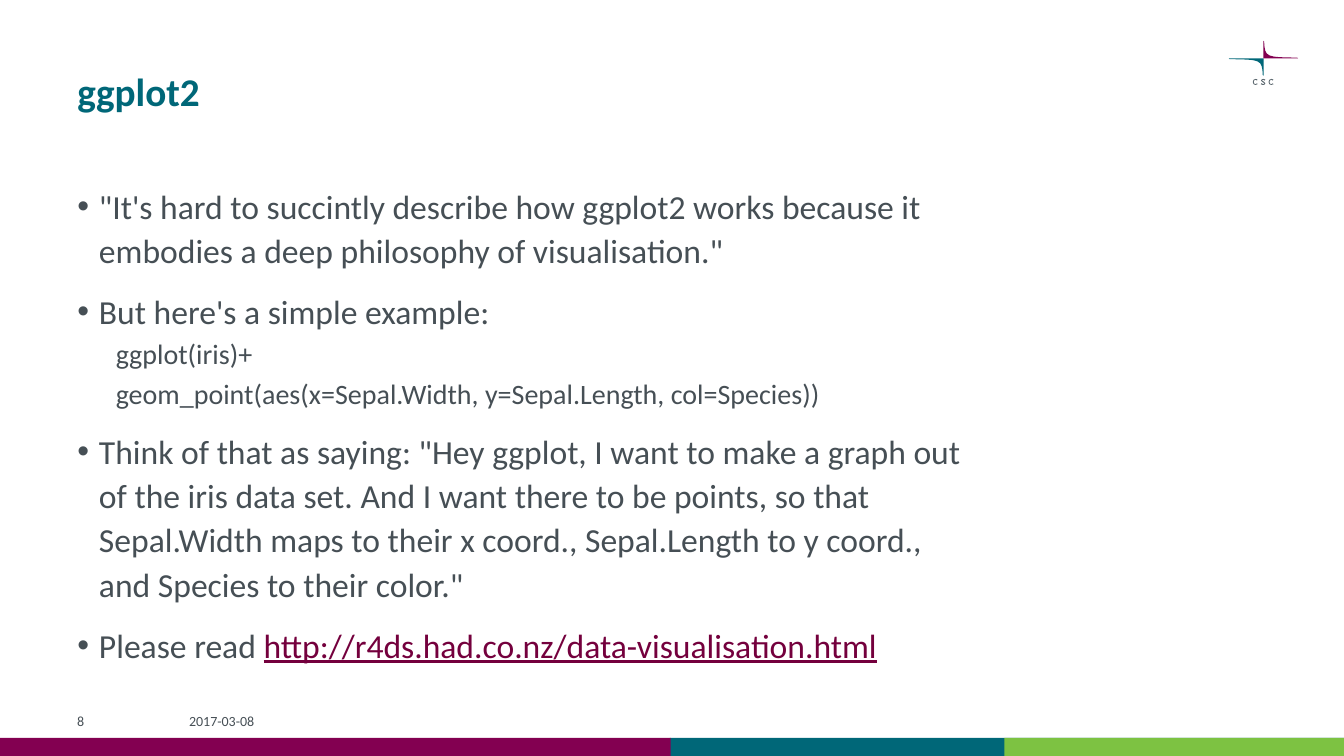
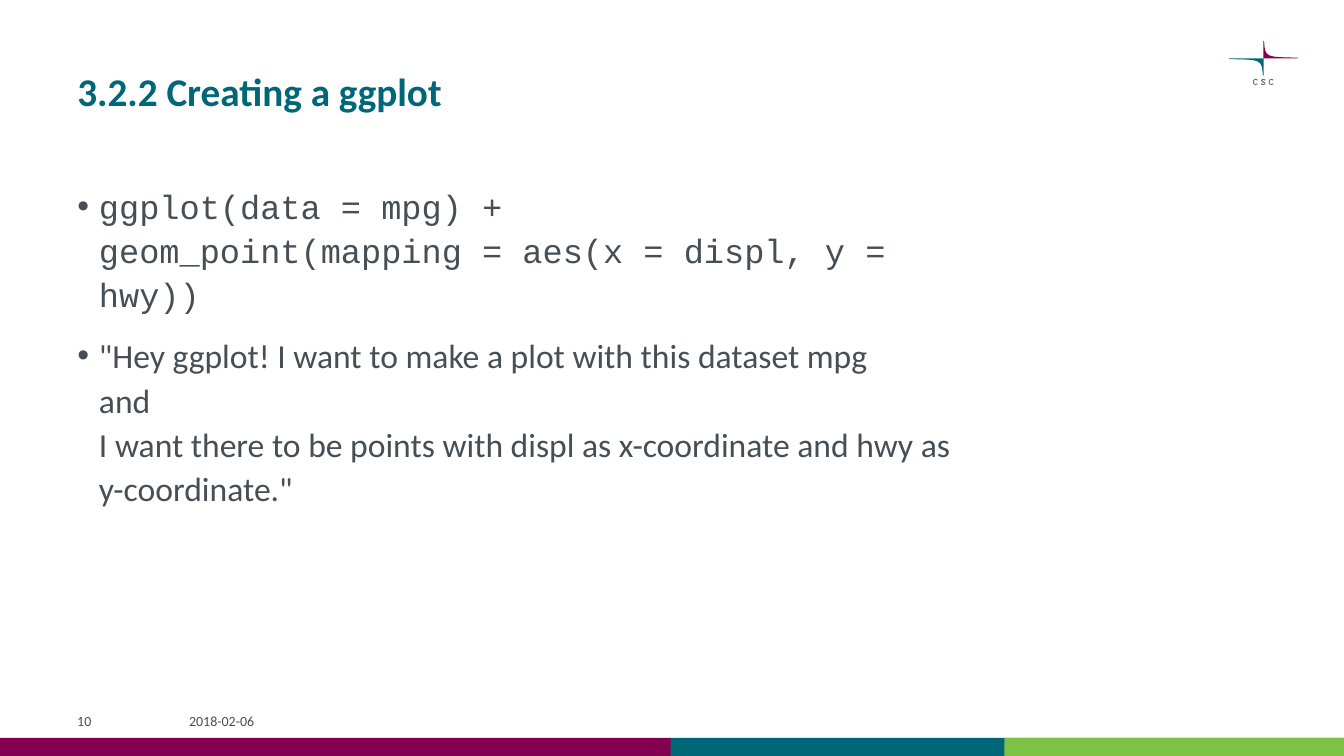
Before and after one commit to csc-training/wrangling-with-R, a slide deck: slide 10 of wrangling_with_r.pptx (slide 8 before the commit). Drawn at 1344x756 pixels with LibreOffice and Linux fonts; fonts in the diff are those of the drawing. Boxes give left, top, right and bottom in pixels: in the first picture for what was removed or moved away, otherwise in the second. Text is boxed around its words. In the diff, an @@ line names an element or a change of style, - is before the commit and + after.

```diff
--- a/wrangling_with_r.pptx
+++ b/wrangling_with_r.pptx
@@ title at box(77, 78, 442, 113): text changed @@
-ggplot2
+3.2.2 Creating a ggplot
@@ text at box(99, 194, 950, 507): text changed @@
-• "It's hard to succintly describe how ggplot2 works because it embodies a deep philosophy of visualisation."
-• But here's a simple example:
-  ggplot(iris)+
-  geom_point(aes(x=Sepal.Width, y=Sepal.Length, col=Species))
-• Think of that as saying: "Hey ggplot, I want to make a graph out of the iris data set. And I want there to be points, so that Sepal.Width maps to their x coord., Sepal.Length to y coord., and Species to their color."
-• Please read http://r4ds.had.co.nz/data-visualisation.html
+• ggplot(data = mpg) +
+  geom_point(mapping = aes(x = displ, y = hwy))
+• "Hey ggplot! I want to make a plot with this dataset mpg
+  and
+  I want there to be points with displ as x-coordinate and hwy as y-coordinate."
@@ page number at box(77, 717, 91, 726): text changed @@
-8
+10
@@ text at box(189, 716, 254, 726): text changed @@
-2017-03-08
+2018-02-06
```
Also in this commit, not shown: 12 other slides changed, 21 slides added, 1 slide removed, 6 other files.
